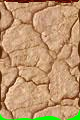
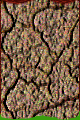
Two versions of the same layered image (w=80, h=120). Layer-by-layer changes:
removed layer "背景" over [0, 0, 80, 120]
added layer "新規レイヤー" above "新規レイヤー#2" over [0, 110, 80, 120]
added layer "新規レイヤー#2" above "新規レイヤー#1" over [0, 0, 79, 120]
added layer "新規レイヤー#1" over [0, 0, 80, 120]
